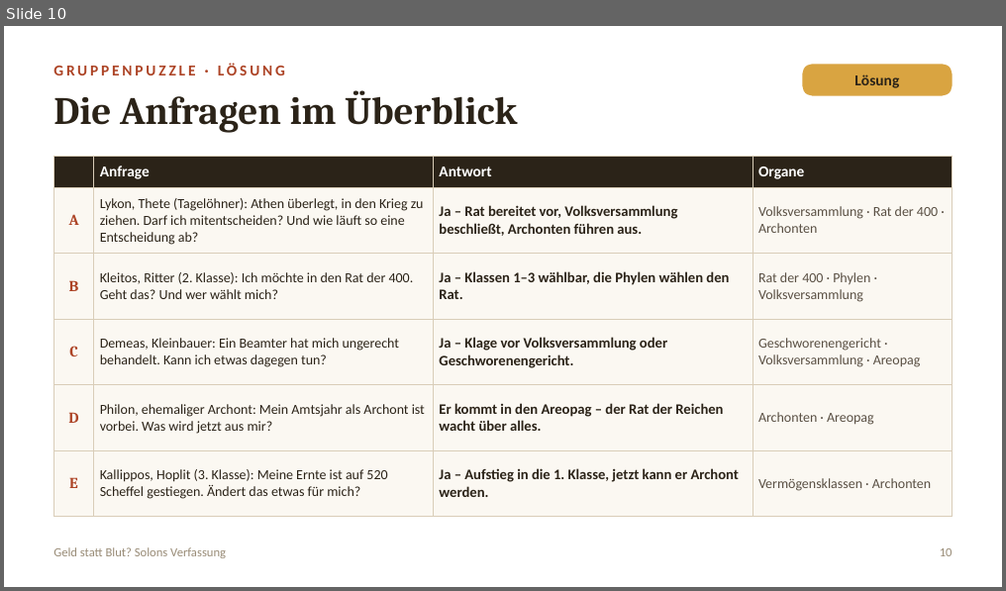
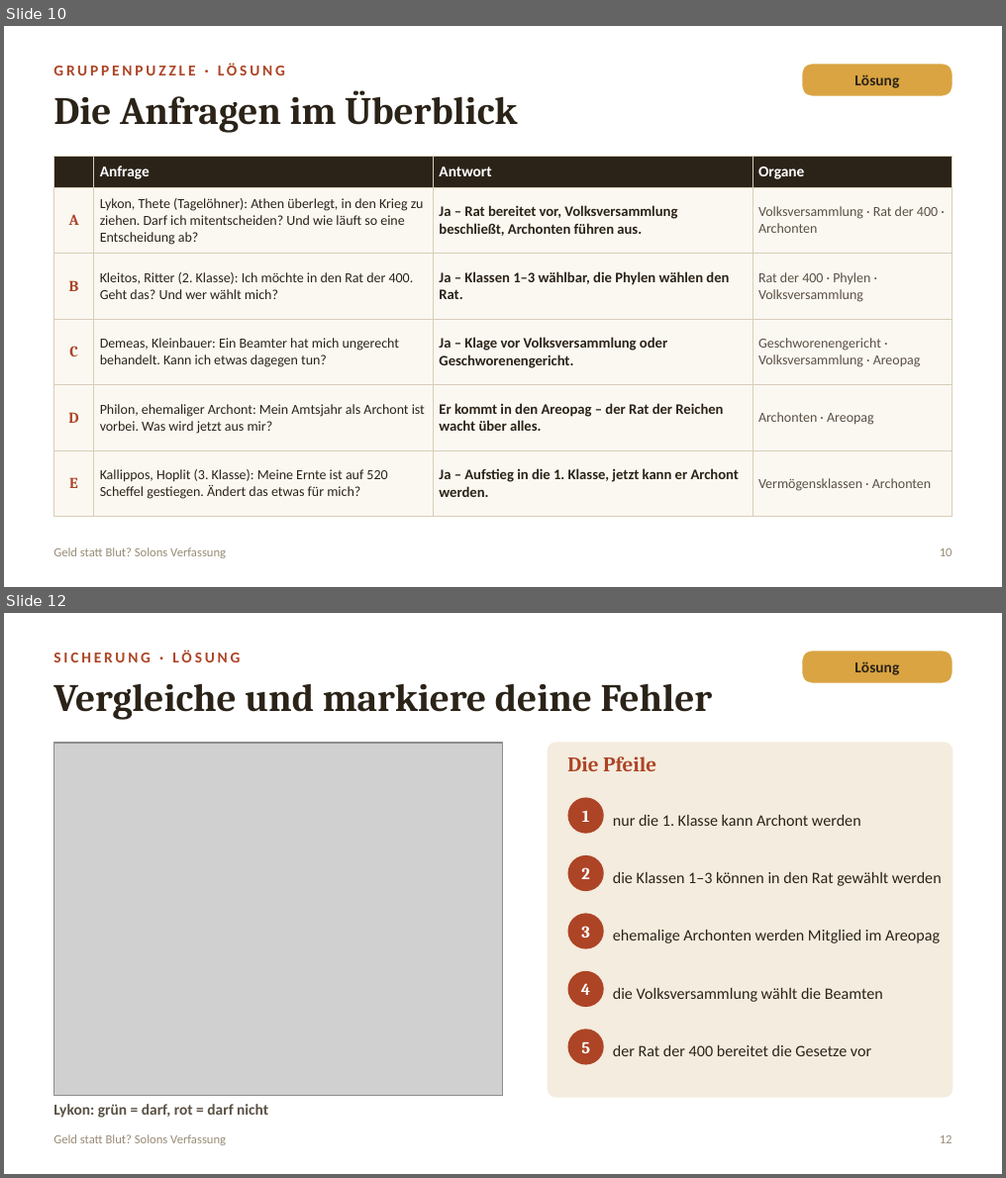
Before and after one commit to golzkonstantin-gif/Schule, a slide deck: Geschichte_11/Stunde_Solon_Gruppenpuzzle/Folien_Geld_statt_Blut.pptx. Shown one above the other, each under a label of ours: slide 10 before the commit, slides 10 and 12 after it; the slides between them are not shown. The pictures are 1006x591 and 1006x1178 pixels, drawn with LibreOffice and Linux fonts; fonts in the diff are those of the drawing; grey boxes stand for pictures. Boxes give left, top, right and bottom in pixels: in the first picture for what was removed or moved away, otherwise in the second. Text is boxed around its words. In the diff, an @@ line names an element or a change of style, - is before the commit and + after.

```diff
--- a/Geschichte_11/Stunde_Solon_Gruppenpuzzle/Folien_Geld_statt_Blut.pptx
+++ b/Geschichte_11/Stunde_Solon_Gruppenpuzzle/Folien_Geld_statt_Blut.pptx
@@ slide 12 added at [4, 613, 1002, 1174], background #FFFFFF @@
@@ text added at [54, 650, 240, 663], 11 pt, text #AD4426, bold @@
+SICHERUNG · LÖSUNG
@@ rounded rectangle added at [802, 651, 952, 683], fill #D9A441, 11 pt, text #2B2318, bold @@
+Lösung
@@ text added at [54, 683, 713, 720], 28 pt, text #2B2318, bold @@
+Vergleiche und markiere deine Fehler
@@ picture added at [54, 743, 503, 1096] @@
@@ rounded rectangle added at [548, 743, 952, 1097], fill #F4ECDE, outline #F4ECDE 1 pt @@
@@ text added at [567, 757, 656, 771], 15 pt, text #AD4426, bold @@
+Die Pfeile
@@ ellipse added at [568, 797, 604, 834], fill #AD4426, 12 pt, text #FFFFFF, bold @@
+1
@@ text added at [613, 815, 861, 826], 11.5 pt, text #2B2318 @@
+nur die 1. Klasse kann Archont werden
@@ ellipse added at [568, 856, 604, 891], fill #AD4426, 12 pt, text #FFFFFF, bold @@
+2
@@ text added at [613, 872, 942, 886], 11.5 pt, text #2B2318 @@
+die Klassen 1–3 können in den Rat gewählt werden
@@ ellipse added at [568, 913, 604, 950], fill #AD4426, 12 pt, text #FFFFFF, bold @@
+3
@@ text added at [613, 930, 940, 944], 11.5 pt, text #2B2318 @@
+ehemalige Archonten werden Mitglied im Areopag
@@ ellipse added at [568, 971, 604, 1007], fill #AD4426, 12 pt, text #FFFFFF, bold @@
+4
@@ text added at [613, 988, 883, 1002], 11.5 pt, text #2B2318 @@
+die Volksversammlung wählt die Beamten
@@ ellipse added at [568, 1029, 604, 1065], fill #AD4426, 12 pt, text #FFFFFF, bold @@
+5
@@ text added at [613, 1046, 871, 1057], 11.5 pt, text #2B2318 @@
+der Rat der 400 bereitet die Gesetze vor
@@ text added at [54, 1104, 268, 1118], 11 pt, text #5A5044, bold @@
+Lykon: grün = darf, rot = darf nicht
@@ text added at [54, 1135, 226, 1146], 9 pt, text #998C77 @@
+Geld statt Blut? Solons Verfassung
@@ text added at [940, 1136, 952, 1144], 9 pt, text #998C77 @@
+12
```
Also in this commit, not shown: 10 slides changed, 1 other slide added, 5 other files.
